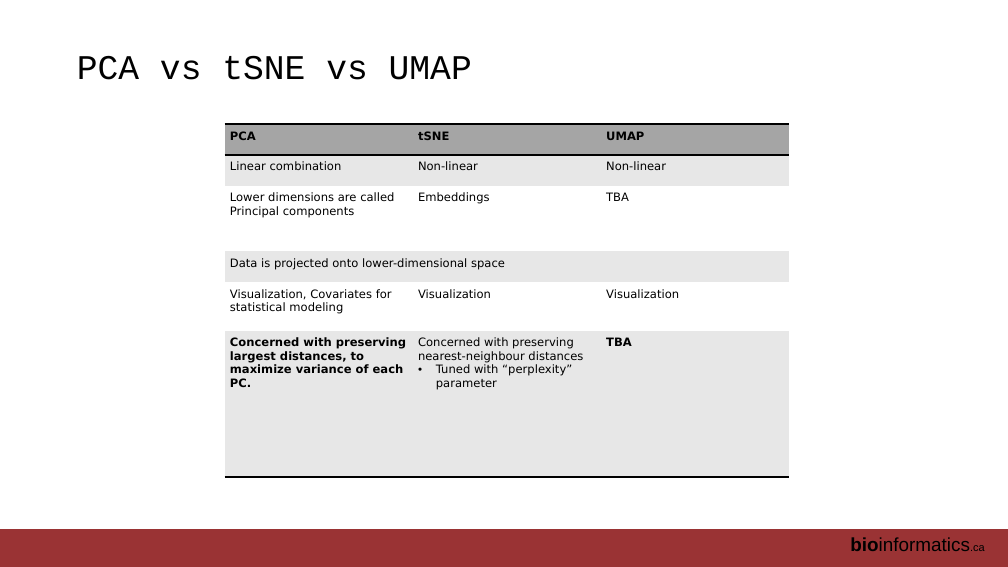
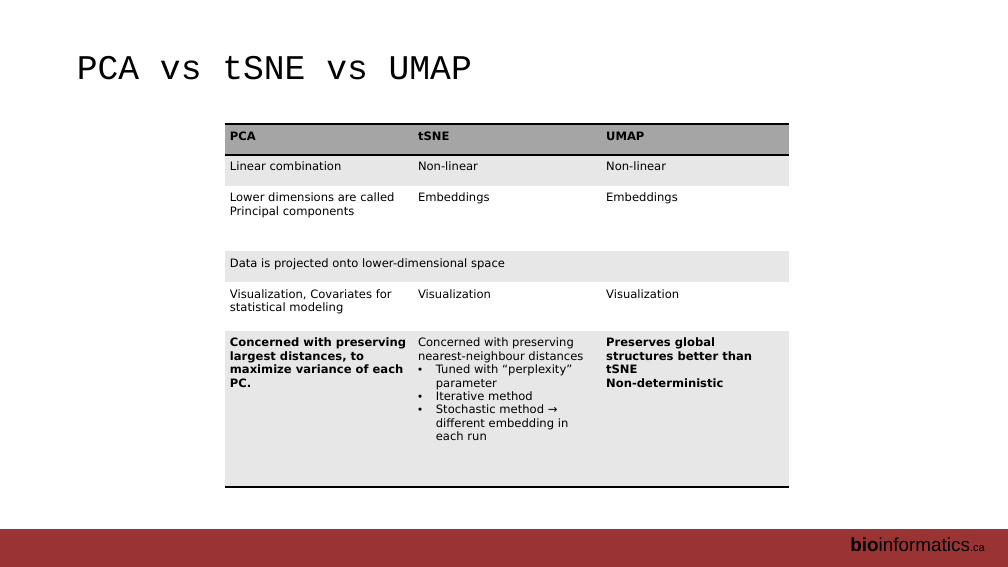
Before and after one commit to RealPaiLab/CBW_AUR2023, a slide deck: slide 41 of book/lectures/AUR_2023_Module2_DimensionReduction.pptx (slide 39 before the commit). Drawn at 1008x567 pixels with LibreOffice and Linux fonts; fonts in the diff are those of the drawing. Boxes give left, top, right and bottom in pixels: in the first picture for what was removed or moved away, otherwise in the second. Text is boxed around its words. In the diff, an @@ line names an element or a change of style, - is before the commit and + after.

```diff
--- a/book/lectures/AUR_2023_Module2_DimensionReduction.pptx
+++ b/book/lectures/AUR_2023_Module2_DimensionReduction.pptx
@@ table at box(225, 125, 789, 488) @@
-row 3, column 3: TBA
+row 3, column 3: Embeddings
-row 6, column 2: Concerned with preserving nearest-neighbour distances / Tuned with “perplexity” parameter
+row 6, column 2: Concerned with preserving nearest-neighbour distances / Tuned with “perplexity” parameter / Iterative method / Stochastic method → different embedding in each run
-row 6, column 3: TBA
+row 6, column 3: Preserves global structures better than tSNE / Non-deterministic
```
Also in this commit, not shown: 16 other slides changed, 2 slides added, 28 other files.
